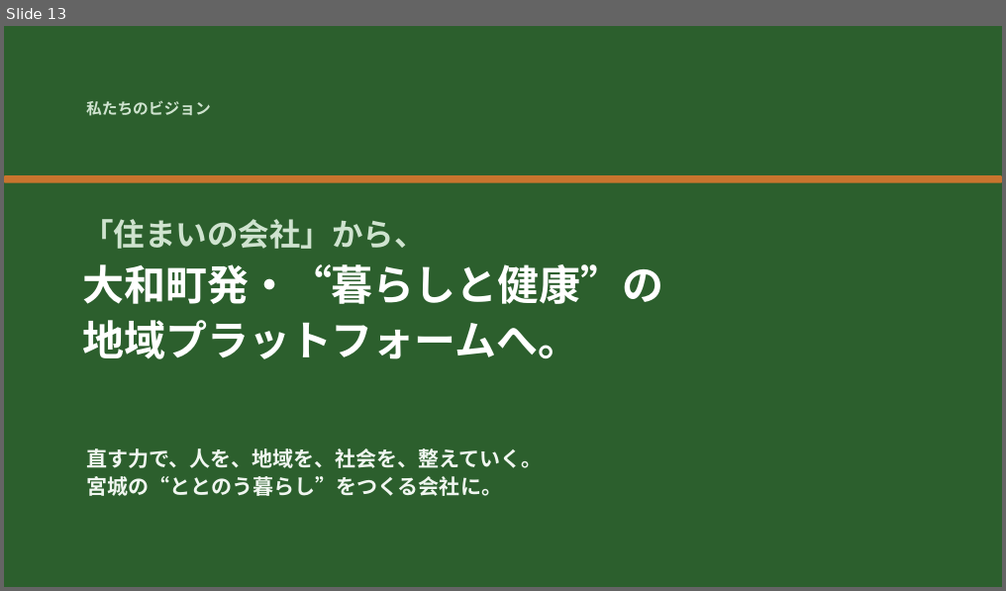
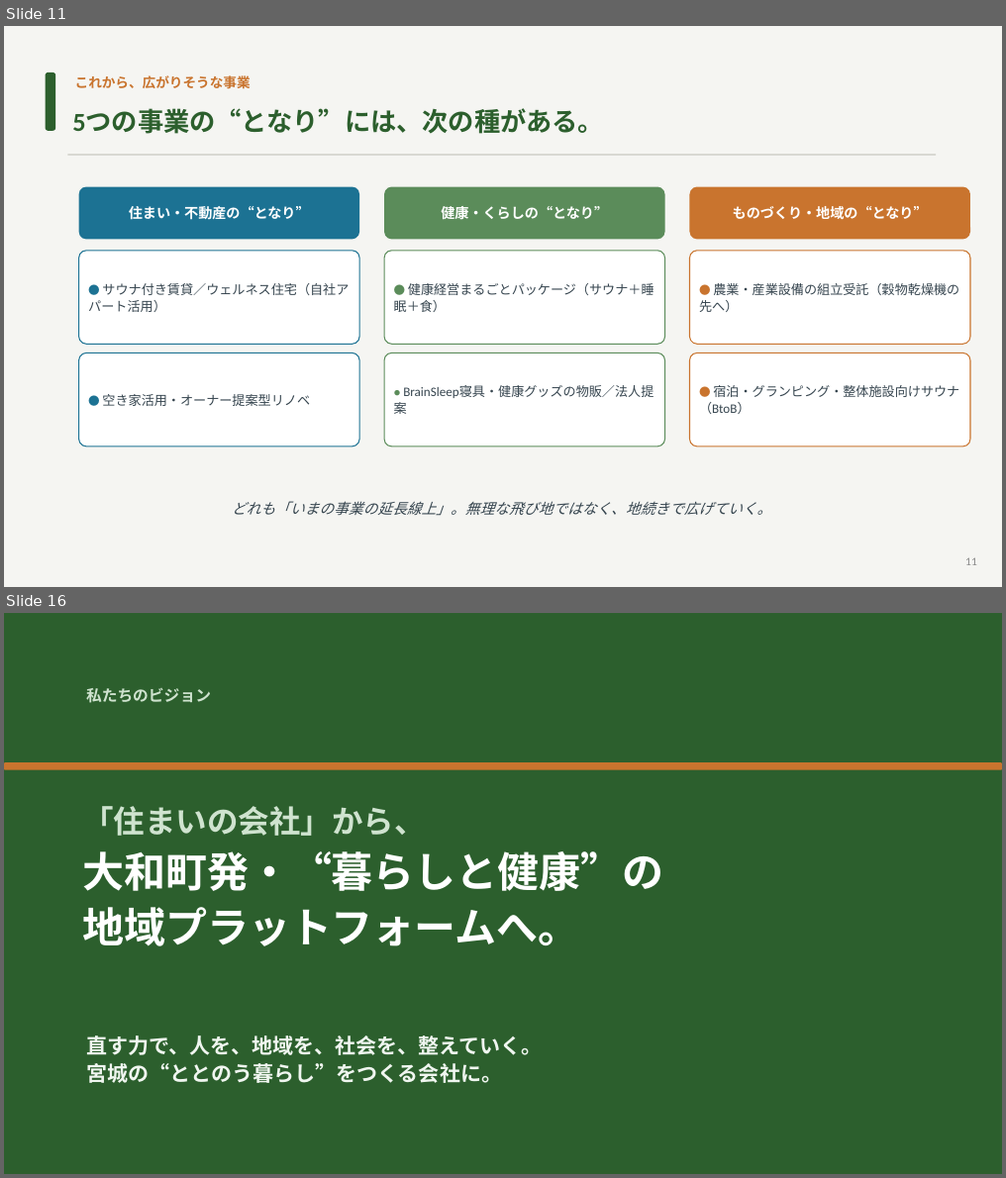
Before and after one commit to hiroaki-hab/test-repo-my-first-codex-smart-support-dev, a slide deck: 光和工業_ビジョン資料.pptx. Shown one above the other, each under a label of ours: slide 13 before the commit, slides 11 and 16 after it; the slides between them are not shown. The pictures are 1006x591 and 1006x1178 pixels, drawn with LibreOffice and Linux fonts; fonts in the diff are those of the drawing. Boxes give left, top, right and bottom in pixels: in the first picture for what was removed or moved away, otherwise in the second. Text is boxed around its words. In the diff, an @@ line names an element or a change of style, - is before the commit and + after.

```diff
--- a/光和工業_ビジョン資料.pptx
+++ b/光和工業_ビジョン資料.pptx
@@ slide 11 added at bbox=[4, 26, 1002, 587], background #F5F5F2 @@
@@ rounded rectangle added at bbox=[46, 73, 55, 131], fill #2C5F2D @@
@@ text added at bbox=[75, 76, 251, 89], 13 pt, text #C9742E, bold @@
+これから、広がりそうな事業
@@ text added at bbox=[72, 110, 604, 134], 25 pt, text #2C5F2D, bold @@
+5つの事業の“となり”には、次の種がある。
@@ line added from (67, 155) to (936, 155), #D8D8D2 1.5 pt @@
@@ rounded rectangle added at bbox=[79, 187, 359, 240], fill #1C7293, 13.5 pt, text #FFFFFF, bold @@
+住まい・不動産の“となり”
@@ rounded rectangle added at bbox=[384, 187, 665, 240], fill #5B8C5A, 13.5 pt, text #FFFFFF, bold @@
+健康・くらしの“となり”
@@ rounded rectangle added at bbox=[690, 187, 970, 240], fill #C9742E, 13.5 pt, text #FFFFFF, bold @@
+ものづくり・地域の“となり”
@@ rounded rectangle added at bbox=[79, 251, 359, 344], fill #FFFFFF, outline #1C7293 1 pt, 12.5 pt, text #36454F @@
+● サウナ付き賃貸／ウェルネス住宅（自社アパート活用）
@@ rounded rectangle added at bbox=[384, 251, 665, 344], fill #FFFFFF, outline #5B8C5A 1 pt, 12.5 pt, text #36454F @@
+● 健康経営まるごとパッケージ（サウナ＋睡眠＋食）
@@ rounded rectangle added at bbox=[690, 251, 970, 344], fill #FFFFFF, outline #C9742E 1 pt, 12.5 pt, text #36454F @@
+● 農業・産業設備の組立受託（穀物乾燥機の先へ）
@@ rounded rectangle added at bbox=[79, 353, 359, 447], fill #FFFFFF, outline #1C7293 1 pt, 12.5 pt, text #36454F @@
+● 空き家活用・オーナー提案型リノベ
@@ rounded rectangle added at bbox=[384, 353, 665, 447], fill #FFFFFF, outline #5B8C5A 1 pt, 12.5 pt, text #36454F @@
+● BrainSleep寝具・健康グッズの物販／法人提案
@@ rounded rectangle added at bbox=[690, 353, 970, 447], fill #FFFFFF, outline #C9742E 1 pt, 12.5 pt, text #36454F @@
+● 宿泊・グランピング・整体施設向けサウナ（BtoB）
@@ text added at bbox=[232, 501, 771, 516], 14 pt, text #36454F, italic @@
+どれも「いまの事業の延長線上」。無理な飛び地ではなく、地続きで広げていく。
@@ text added at bbox=[965, 558, 977, 566], 11 pt, text #8A8A8A @@
+11
@@ what was slide 13 is now slide 16 @@
```
Also in this commit, not shown: 10 slides changed, 4 other slides added, 2 slides removed, 19 other files.
